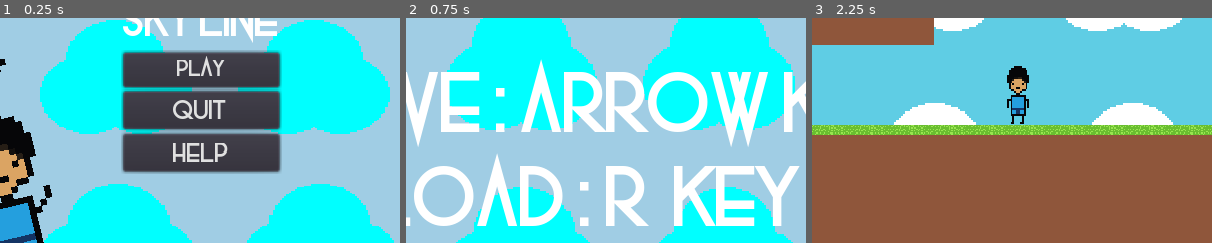
Above: before the commit, frames 1-3 (left to right).
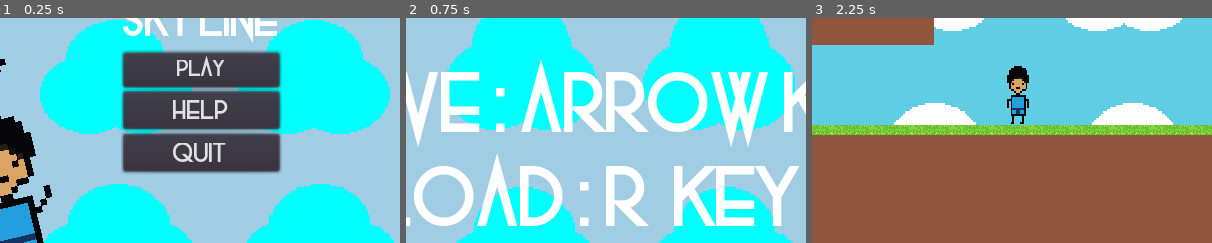
Above: after the commit, the same moments.

Repository: savith12321/sky-line
Game: Godot game, scene res://worlds/start menue.tscn
Two runs of this game, one before a commit and one after it. Both use one fixed random seed, a clock stepped at 60 frames per second and the inputs below.
Inputs:
- Up to frame 1 (0.25 s): no input
- Up to frame 2 (0.75 s): click "help" at 0.5 s
- Up to frame 3 (2.25 s): click "back" at 1.25 s; click "Play" at 2 s
The pictures show only the part of the screen within x 25-75%, y 35-85%; the shares and areas given below are measured in that part.

The runs differ from the first frame. In frame 1, 1.5% of the frame differs, in the area x 43-57%, y 36-64%; in frame 2, nothing differs; in frame 3, nothing differs.

Commit message:
sky lineeeeeeeee

Diff:
--- a/worlds/start menue.tscn
+++ b/worlds/start menue.tscn
@@ -71,7 +71,7 @@
 custom_fonts/font = SubResource( 2 )
 text = "sky line"
 
-[node name="play" type="Button" parent="CenterContainer/VBoxContainer"]
+[node name="Play" type="Button" parent="CenterContainer/VBoxContainer"]
 margin_top = 47.0
 margin_right = 130.0
 margin_bottom = 75.0
@@ -81,19 +81,19 @@
 "_editor_description_": ""
 }
 
-[node name="Quit" type="Button" parent="CenterContainer/VBoxContainer"]
+[node name="Help" type="Button" parent="CenterContainer/VBoxContainer"]
 margin_top = 79.0
 margin_right = 130.0
 margin_bottom = 110.0
 custom_fonts/font = SubResource( 6 )
-text = "quit"
+text = "help"
 
-[node name="Button" type="Button" parent="CenterContainer/VBoxContainer"]
+[node name="Quit" type="Button" parent="CenterContainer/VBoxContainer"]
 margin_top = 114.0
 margin_right = 130.0
 margin_bottom = 145.0
 custom_fonts/font = SubResource( 8 )
-text = "help"
+text = "quit"
 
 [node name="jump" type="Sprite" parent="."]
 position = Vector2( 124.5, 112 )
@@ -113,6 +113,6 @@
 position = Vector2( 72.9794, 51.3401 )
 texture = ExtResource( 2 )
 
-[connection signal="pressed" from="CenterContainer/VBoxContainer/play" to="." method="_on_play_pressed"]
+[connection signal="pressed" from="CenterContainer/VBoxContainer/Play" to="." method="_on_play_pressed"]
+[connection signal="pressed" from="CenterContainer/VBoxContainer/Help" to="." method="_on_Button_pressed"]
 [connection signal="pressed" from="CenterContainer/VBoxContainer/Quit" to="." method="_on_Quit_pressed"]
-[connection signal="pressed" from="CenterContainer/VBoxContainer/Button" to="." method="_on_Button_pressed"]
